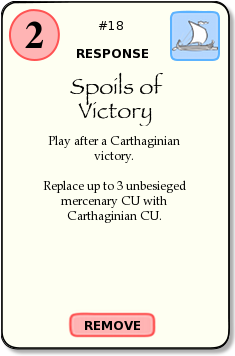
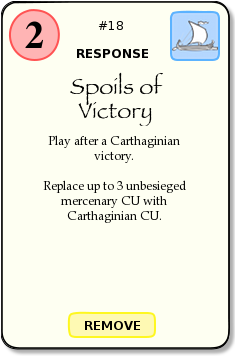
Layers edited between the first and the second 235 × 356 image:
moved "remove" above "text", painted on it over [67, 310, 156, 338]
